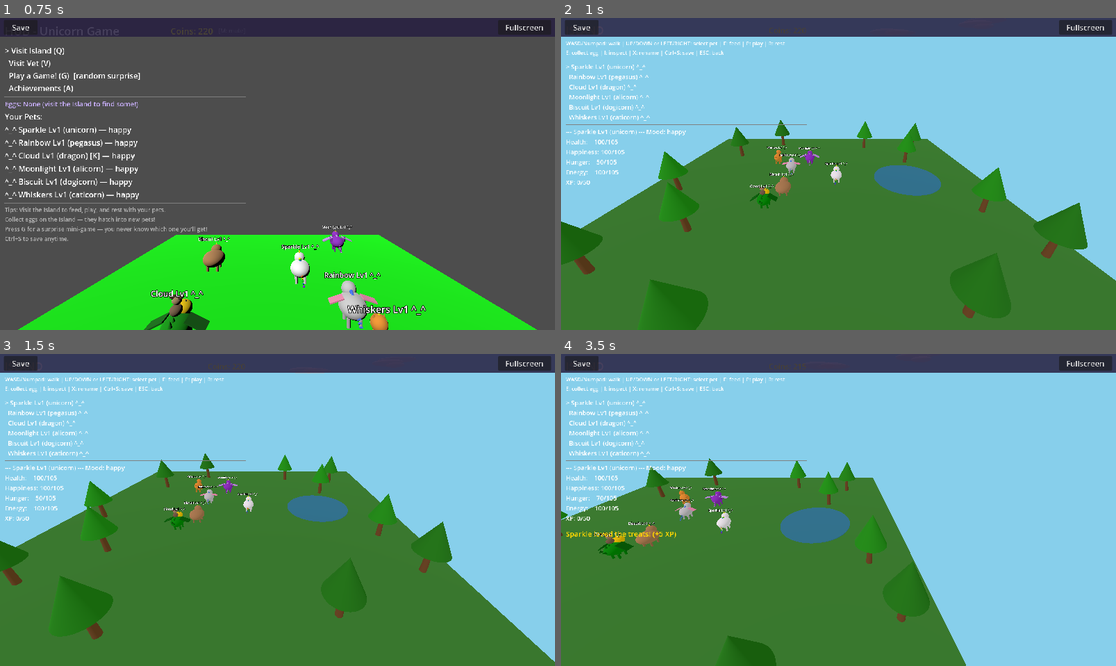
Above: before the commit, frames 1-4 (two rows, left to right).
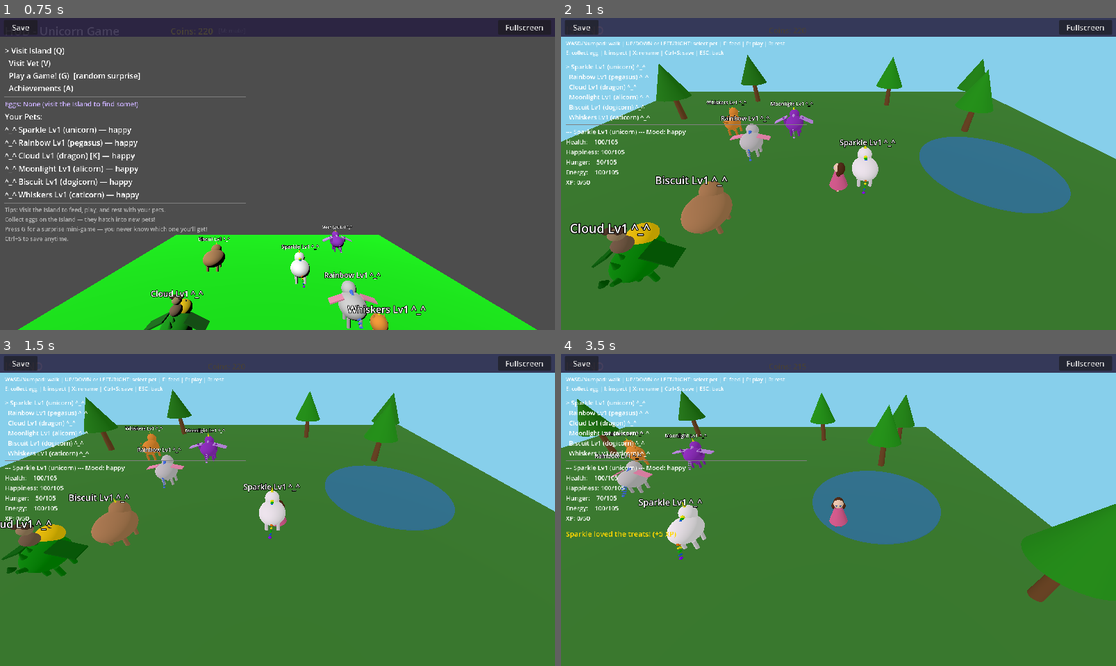
Above: after the commit, the same moments.

Repository: cooneycw/unicorn-game
Game: Godot game, scene res://scenes/Main.tscn
Same seed, same stepped clock (60 frames per second), same inputs: the game is played once before the commit and once after it.
Inputs:
- Up to frame 1 (0.75 s): tap Enter at 0.5 s; hold D from 0.53 s (still down); tap B at 0.6 s
- Up to frame 2 (1 s): keep holding D; tap Space at 0.77 s
- Up to frame 3 (1.5 s): tap Space at 1.07 s; release D at 1.28 s; hold S from 1.28 s (still down); tap M at 1.35 s
- Up to frame 4 (3.5 s): tap Space at 1.52, 1.82, 3.02, 3.32 s; release S at 2.03 s; hold D 2.03-2.78 s; hold Ctrl 2.03-2.78 s; hold W from 2.78 s (still down); tap F at 2.85 s

Frame 1 is identical in both runs. In frame 2, 33% of the frame differs, in the area x 0-100%, y 11-100%; in frame 3, 32%; in frame 4, 38%.

Commit message:
feat: replace floating camera with walking girl character on Island (Closes #17)
Added a procedurally-generated girl character (pink dress, brown pigtails,
blue eyes, red shoes) who walks on the ground. WASD/Numpad now moves the
girl with a third-person camera following behind. Animals get gently
bumped out of the way when she walks into them.

Co-Authored-By: Claude Opus 4.6 <noreply@anthropic.com>

Diff:
--- a/scripts/Island.gd
+++ b/scripts/Island.gd
@@ -47,10 +47,16 @@
 var _day_time: float = 0.0  # 0-1 representing full day cycle
 var _clouds: Array = []
 
-# Camera (WASD walking)
+# Camera follows player character
 var _camera: Camera3D
-const CAMERA_SPEED: float = 8.0
 const CAMERA_BOUNDS: float = 14.0
+
+# Player character (girl)
+var _girl: Node3D
+const GIRL_SPEED: float = 5.0
+const GIRL_Y: float = -0.45  # ground level (ground plane at y=-1, girl feet on ground)
+const BUMP_RADIUS: float = 1.2
+const BUMP_FORCE: float = 3.0
 
 # Weather — Sun and Moon meshes
 var _sun_mesh: MeshInstance3D
@@ -110,10 +116,16 @@
 	_sun_light.light_color = Color(1.0, 0.95, 0.8)
 	add_child(_sun_light)
 
-	# Camera (player-controlled)
+	# Player character — girl on the ground
+	_girl = Node3D.new()
+	_girl.position = Vector3(0, GIRL_Y, 0)
+	_girl.name = "Girl"
+	_build_girl_model(_girl)
+	add_child(_girl)
+
+	# Camera follows girl from behind and above
 	_camera = Camera3D.new()
-	_camera.position = Vector3(0, 8, 15)
-	_camera.look_at(Vector3(0, 0, 0), Vector3.UP)
+	_update_camera_follow()
 	add_child(_camera)
 
 	# Sky background — light blue by default
@@ -283,6 +295,105 @@
 	_rain_particles.draw_pass_1 = drop_mesh
 
 	add_child(_rain_particles)
+
+func _build_girl_model(root: Node3D):
+	# Dress / body (cone shape — cute simple dress)
+	var dress = MeshInstance3D.new()
+	var dress_mesh = CylinderMesh.new()
+	dress_mesh.top_radius = 0.15
+	dress_mesh.bottom_radius = 0.35
+	dress_mesh.height = 0.6
+	dress.mesh = dress_mesh
+	dress.position.y = 0.3
+	var dress_mat = StandardMaterial3D.new()
+	dress_mat.albedo_color = Color(0.9, 0.4, 0.6)  # pink dress
+	dress.material_override = dress_mat
+	root.add_child(dress)
+
+	# Head
+	var head = MeshInstance3D.new()
+	var head_mesh = SphereMesh.new()
+	head_mesh.radius = 0.18
+	head_mesh.height = 0.34
+	head.mesh = head_mesh
+	head.position.y = 0.78
+	var head_mat = StandardMaterial3D.new()
+	head_mat.albedo_color = Color(1.0, 0.87, 0.75)  # skin tone
+	head.material_override = head_mat
+	root.add_child(head)
+
+	# Hair (back — longer)
+	var hair_back = MeshInstance3D.new()
+	var hair_mesh = SphereMesh.new()
+	hair_mesh.radius = 0.2
+	hair_mesh.height = 0.4
+	hair_back.mesh = hair_mesh
+	hair_back.position = Vector3(0, 0.75, 0.08)
+	hair_back.scale = Vector3(1.0, 1.2, 0.8)
+	var hair_mat = StandardMaterial3D.new()
+	hair_mat.albedo_color = Color(0.35, 0.2, 0.1)  # brown hair
+	hair_back.material_override = hair_mat
+	root.add_child(hair_back)
+
+	# Hair pigtails
+	for side in [-1.0, 1.0]:
+		var pigtail = MeshInstance3D.new()
+		var pt_mesh = SphereMesh.new()
+		pt_mesh.radius = 0.08
+		pt_mesh.height = 0.25
+		pigtail.mesh = pt_mesh
+		pigtail.position = Vector3(side * 0.18, 0.65, 0.05)
+		var pt_mat = StandardMaterial3D.new()
+		pt_mat.albedo_color = Color(0.35, 0.2, 0.1)
+		pigtail.material_override = pt_mat
+		root.add_child(pigtail)
+
+	# Eyes
+	for side in [-1.0, 1.0]:
+		var eye = MeshInstance3D.new()
+		var eye_mesh = SphereMesh.new()
+		eye_mesh.radius = 0.035
+		eye_mesh.height = 0.04
+		eye.mesh = eye_mesh
+		eye.position = Vector3(side * 0.07, 0.8, -0.16)
+		var eye_mat = StandardMaterial3D.new()
+		eye_mat.albedo_color = Color(0.2, 0.4, 0.7)  # blue eyes
+		eye.material_override = eye_mat
+		root.add_child(eye)
+
+	# Legs
+	for side in [-1.0, 1.0]:
+		var leg = MeshInstance3D.new()
+		var leg_mesh = CylinderMesh.new()
+		leg_mesh.top_radius = 0.05
+		leg_mesh.bottom_radius = 0.05
+		leg_mesh.height = 0.3
+		leg.mesh = leg_mesh
+		leg.position = Vector3(side * 0.1, -0.1, 0)
+		var leg_mat = StandardMaterial3D.new()
+		leg_mat.albedo_color = Color(1.0, 0.87, 0.75)
+		leg.material_override = leg_mat
+		root.add_child(leg)
+
+	# Shoes
+	for side in [-1.0, 1.0]:
+		var shoe = MeshInstance3D.new()
+		var shoe_mesh = SphereMesh.new()
+		shoe_mesh.radius = 0.06
+		shoe_mesh.height = 0.06
+		shoe.mesh = shoe_mesh
+		shoe.position = Vector3(side * 0.1, -0.25, -0.02)
+		var shoe_mat = StandardMaterial3D.new()
+		shoe_mat.albedo_color = Color(0.8, 0.2, 0.3)  # red shoes
+		shoe.material_override = shoe_mat
+		root.add_child(shoe)
+
+func _update_camera_follow():
+	if not _girl or not _camera:
+		return
+	# Third-person camera: behind and above the girl
+	_camera.position = _girl.position + Vector3(0, 5, 6)
+	_camera.look_at(_girl.position + Vector3(0, 0.5, 0), Vector3.UP)
 
 func _spawn_all_pets():
 	var all_pets = game_manager.get_all_pets()
@@ -603,7 +714,7 @@
 			if dir.length() > 0.01:
 				koala.rotation.y = lerp_angle(koala.rotation.y, atan2(dir.x, dir.z), delta * 3.0)
 
-	# WASD + Numpad + Arrow camera movement
+	# WASD + Numpad — move girl character
 	var move_dir = Vector3.ZERO
 	if Input.is_key_pressed(KEY_W) or Input.is_key_pressed(KEY_KP_8):
 		move_dir.z -= 1
@@ -616,13 +727,25 @@
 
 	if move_dir.length() > 0:
 		move_dir = move_dir.normalized()
-		_camera.position.x += move_dir.x * CAMERA_SPEED * delta
-		_camera.position.z += move_dir.z * CAMERA_SPEED * delta
-		_camera.position.x = clampf(_camera.position.x, -CAMERA_BOUNDS, CAMERA_BOUNDS)
-		_camera.position.z = clampf(_camera.position.z, -CAMERA_BOUNDS + 5, CAMERA_BOUNDS + 5)
-		# Look forward-down from camera position
-		var look_target = _camera.position + Vector3(0, -4, -8)
-		_camera.look_at(look_target, Vector3.UP)
+		_girl.position.x += move_dir.x * GIRL_SPEED * delta
+		_girl.position.z += move_dir.z * GIRL_SPEED * delta
+		_girl.position.x = clampf(_girl.position.x, -CAMERA_BOUNDS, CAMERA_BOUNDS)
+		_girl.position.z = clampf(_girl.position.z, -CAMERA_BOUNDS + 5, CAMERA_BOUNDS + 5)
+		_girl.position.y = GIRL_Y
+		# Face movement direction
+		var target_angle = atan2(move_dir.x, move_dir.z)
+		_girl.rotation.y = lerp_angle(_girl.rotation.y, target_angle, delta * 8.0)
+
+	# Camera follows girl
+	_update_camera_follow()
+
+	# Bump animals out of the way
+	for pet in pets_in_scene:
+		var dist = Vector2(_girl.position.x, _girl.position.z).distance_to(Vector2(pet.position.x, pet.position.z))
+		if dist < BUMP_RADIUS and dist > 0.01:
+			var push_dir = Vector3(pet.position.x - _girl.position.x, 0, pet.position.z - _girl.position.z).normalized()
+			pet.position.x += push_dir.x * BUMP_FORCE * delta
+			pet.position.z += push_dir.z * BUMP_FORCE * delta
 
 func _start_rain():
 	_is_raining = true
